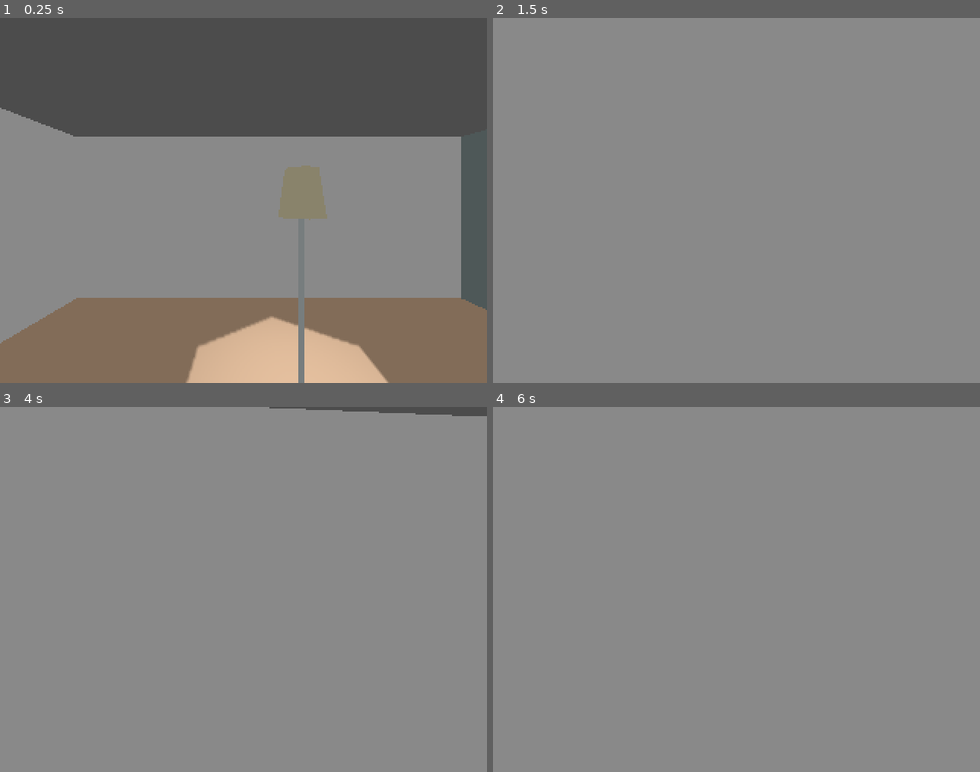
Above: before the commit, frames 1-4 (two rows, left to right).
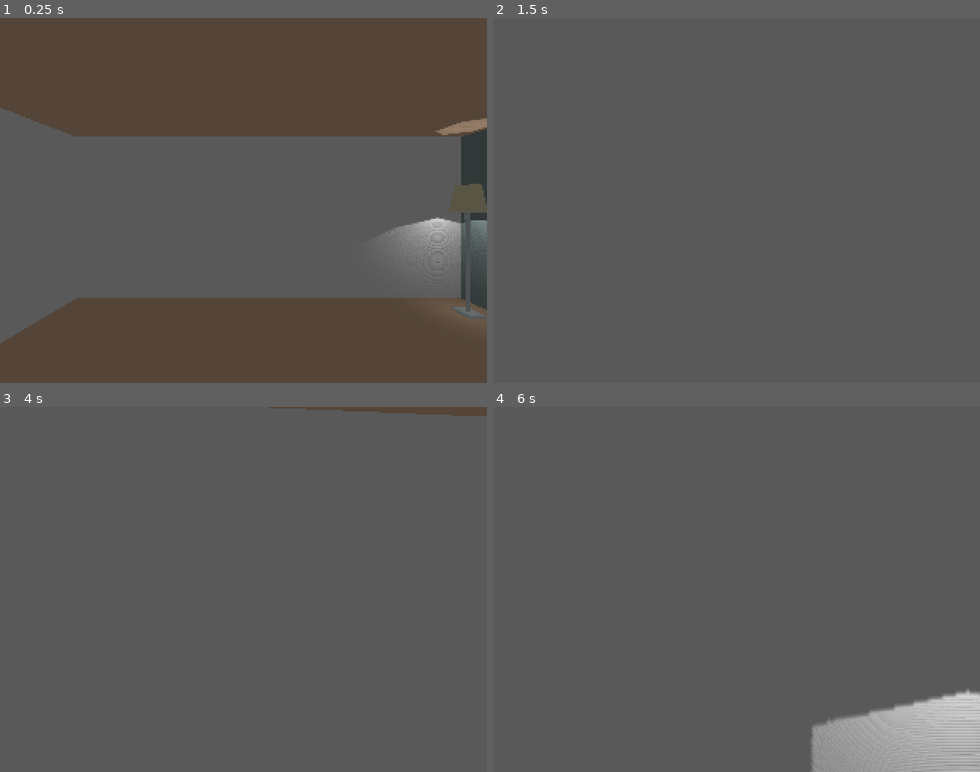
Above: after the commit, the same moments.

Repository: nuzcraft/mildly_haunted
Game: Godot game, scene res://Shed.tscn
Two runs of this game, one before a commit and one after it. Both use one fixed random seed, a clock stepped at 60 frames per second and the inputs below.
Inputs (mouse positions are in pixels of both pictures, inside the frame that each line leads up to):
- Up to frame 1 (0.25 s): no input
- Up to frame 2 (1.5 s): tap Enter at 0.5 s; move the mouse to (760, 200) at 0.52 s; hold W (move_forward) from 0.53 s (still down); tap Space (jump) at 0.77, 1.25 s; move the mouse to (712, 200) at 1.27 s
- Up to frame 3 (4 s): keep holding W (move_forward); tap Space (jump) at 1.52, 2.75, 3.02, 3.77 s; tap Enter at 2, 3.5 s; move the mouse to (253, 582) at 2.02 s; move the mouse to (238, 596) at 2.77 s; move the mouse to (282, 593) at 3.52 s
- Up to frame 4 (6 s): tap Space (jump) at 4.25, 4.52 s; move the mouse to (697, 585) at 4.27 s; move the mouse to (741, 589) at 5.02 s; move the mouse to (717, 582) at 5.77 s; release W (move_forward) at 5.78 s; hold D (move_right) from 5.78 s (still down)

The runs differ from the first frame. In frame 1, 66% of the frame differs, in the area x 0-100%, y 24-100%; in frame 2, 100%, in the area x 0-100%, y 0-100%; in frame 3, 99%; in frame 4, 98%.

Commit message:
setting up lights

Diff:
--- a/FPS.tscn
+++ b/FPS.tscn
@@ -10,9 +10,10 @@
 
 [sub_resource type="Environment" id=3]
 ambient_light_color = Color( 1, 1, 1, 1 )
-ambient_light_energy = 0.25
+ambient_light_energy = 0.1
 
 [node name="FPS" type="KinematicBody"]
+collision_layer = 2
 script = ExtResource( 1 )
 
 [node name="CollisionShape" type="CollisionShape" parent="."]
--- a/Shed.tscn
+++ b/Shed.tscn
@@ -8,7 +8,7 @@
 [node name="Shed" type="Spatial"]
 
 [node name="FPS" parent="." instance=ExtResource( 6 )]
-transform = Transform( 1, 0, 0, 0, 1, 0, 0, 0, 1, 1.28048, 0.662271, -1.59494 )
+transform = Transform( 1, 0, 0, 0, 1, 0, 0, 0, 1, 1.28048, 0.55, -1.59494 )
 
 [node name="wall" parent="." instance=ExtResource( 7 )]
 transform = Transform( 3, 0, 0, 0, 1, 0, 0, 0, 1, 0, 0, 0 )
@@ -27,7 +27,12 @@
 
 [node name="ceiling" parent="." instance=ExtResource( 1 )]
 transform = Transform( 3.05, 0, 0, 0, 1, 0, 0, 0, 3.05, -0.05, 1.292, 0 )
-visible = false
 
 [node name="lampRoundFloor" parent="." instance=ExtResource( 2 )]
-transform = Transform( 1, 0, 0, 0, 1, 0, 0, 0, 1, 1.434, 0.0584329, -2.21243 )
+transform = Transform( 1, 0, 0, 0, 1, 0, 0, 0, 1, 2.71367, 0.0445286, -0.230906 )
+
+[node name="lampRoundFloor2" parent="." instance=ExtResource( 2 )]
+transform = Transform( 1, 0, 0, 0, 1, 0, 0, 0, 1, 0.212751, 0.0445286, -0.230906 )
+
+[node name="lampRoundFloor3" parent="." instance=ExtResource( 2 )]
+transform = Transform( 1, 0, 0, 0, 1, 0, 0, 0, 1, 2.71367, 0.0445286, -2.7505 )
--- a/collision_models/lampRoundFloor.tscn
+++ b/collision_models/lampRoundFloor.tscn
@@ -2,19 +2,21 @@
 
 [ext_resource path="res://models/lampRoundFloor.glb" type="PackedScene" id=1]
 
-[sub_resource type="CylinderShape" id=1]
-height = 0.84662
-radius = 0.07174
+[sub_resource type="ConvexPolygonShape" id=1]
+points = PoolVector3Array( 0.06, 0.681451, 0.02778, -0.0160197, 0.681451, -0.01611, -6.16163e-06, 0, -7.83801e-06, 0.119991, 0, -7.83801e-06, 0.13602, 0.681451, -0.01611, 0.06, 0.86, 0.00231211, 0.00602124, 0.86, -0.0288439, -0.0160197, 0.681451, -0.10389, -6.16163e-06, 0, -0.120009, 0.119991, 0, -0.120009, 0.113964, 0.86, -0.0288439, 0.13602, 0.681451, -0.10389, 0.00602124, 0.86, -0.0911732, 0.06, 0.681451, -0.14778, 0.113964, 0.86, -0.0911732, 0.06, 0.86, -0.122329 )
 
 [node name="lampRoundFloor" instance=ExtResource( 1 )]
 
-[node name="RigidBody" type="RigidBody" parent="lampRoundFloor(Clone)" index="0"]
+[node name="StaticBody" type="StaticBody" parent="." index="1"]
+collision_layer = 0
+collision_mask = 0
 
-[node name="CollisionShape" type="CollisionShape" parent="lampRoundFloor(Clone)/RigidBody" index="0"]
-transform = Transform( 1, 0, 0, 0, 1, 0, 0, 0, 1, 0.0573819, 0.423331, -0.0559983 )
+[node name="CollisionShape" type="CollisionShape" parent="StaticBody" index="0"]
 shape = SubResource( 1 )
 
-[node name="OmniLight" type="OmniLight" parent="lampRoundFloor(Clone)" index="1"]
-transform = Transform( 1, 0, 0, 0, 1, 0, 0, 0, 1, 0.063219, 0.752855, -0.0578619 )
+[node name="OmniLight" type="OmniLight" parent="." index="2"]
+transform = Transform( 1, 0, 0, 0, 1, 0, 0, 0, 1, 0.06, 0.7, -0.06 )
 shadow_enabled = true
-omni_range = 2.0
+shadow_bias = 0.001
+omni_range = 0.8
+omni_attenuation = 1.41421
--- a/project.godot
+++ b/project.godot
@@ -55,6 +55,11 @@
  ]
 }
 
+[layer_names]
+
+3d_physics/layer_1="world"
+3d_physics/layer_2="player"
+
 [physics]
 
 common/enable_pause_aware_picking=true
Binary file added: gifs/001_basic_look.gif
